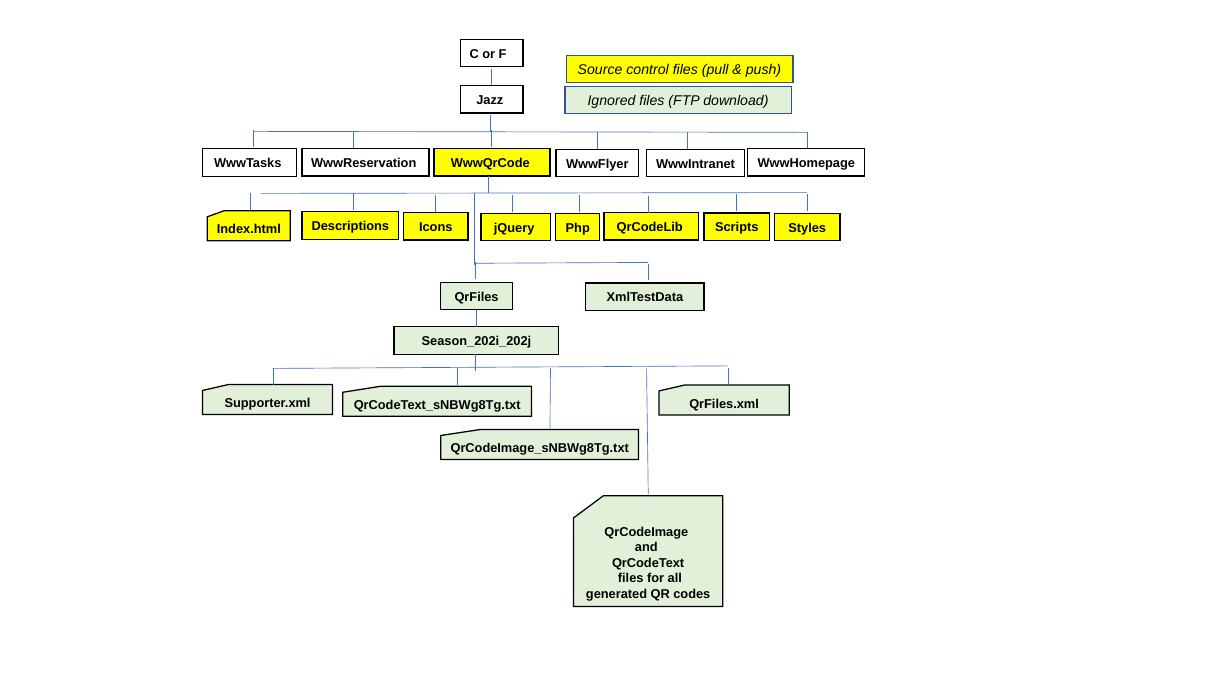
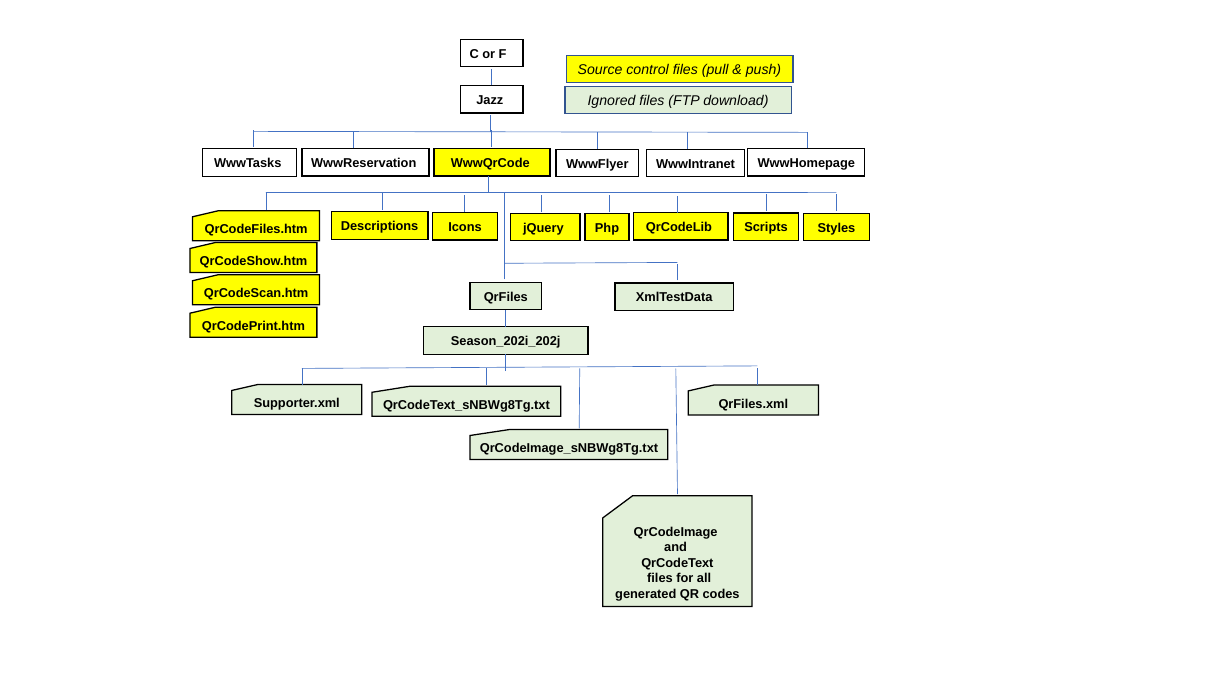
Before and after one commit to JazzLiveAarau/WwwQrCode, a slide deck: slide 1 of Descriptions/WwwQrCodeImages.pptx. Drawn at 1232x693 pixels with LibreOffice and Linux fonts; fonts in the diff are those of the drawing. Boxes give left, top, right and bottom in pixels: in the first picture for what was removed or moved away, otherwise in the second. Text is boxed around its words. In the diff, an @@ line names an element or a change of style, - is before the commit and + after.

```diff
--- a/Descriptions/WwwQrCodeImages.pptx
+++ b/Descriptions/WwwQrCodeImages.pptx
@@ line moved from (250, 211) - (250, 193) to (266, 211) - (266, 193) @@
@@ line moved from (262, 193) - (808, 192) to (266, 192) - (836, 192) @@
@@ flow chart punched card "QrCodeFiles.htm": place and size @@
-flow chart punched card "QrCodeFiles.htm" at (207, 211, 290, 240)
+flow chart punched card "QrCodeFiles.htm" at (192, 211, 319, 240)
@@ text in flow chart punched card at (205, 223, 308, 236): text changed @@
-Index.html
+QrCodeFiles.htm
@@ flow chart punched card added at (190, 242, 317, 272), fill #FFFF00, outline #000000 1 pt, 10 pt, text #000000, bold @@
+QrCodeShow.htm
@@ flow chart punched card added at (192, 274, 319, 304), fill #FFFF00, outline #000000 1 pt, 10 pt, text #000000, bold @@
+QrCodeScan.htm
@@ flow chart punched card added at (190, 308, 317, 337), fill #FFFF00, outline #000000 1 pt, 10 pt, text #000000, bold @@
+QrCodePrint.htm
@@ 19 lines, 10 rectangles, 5 flow chart punched cards: place and size @@
-19 lines, 10 rectangles, 5 flow chart punched cards at (202, 193, 840, 607)
+19 lines, 10 rectangles, 5 flow chart punched cards at (232, 193, 870, 607)
```
Also in this commit, not shown: 1 other slide changed, 5 slides added, 3 other files.
